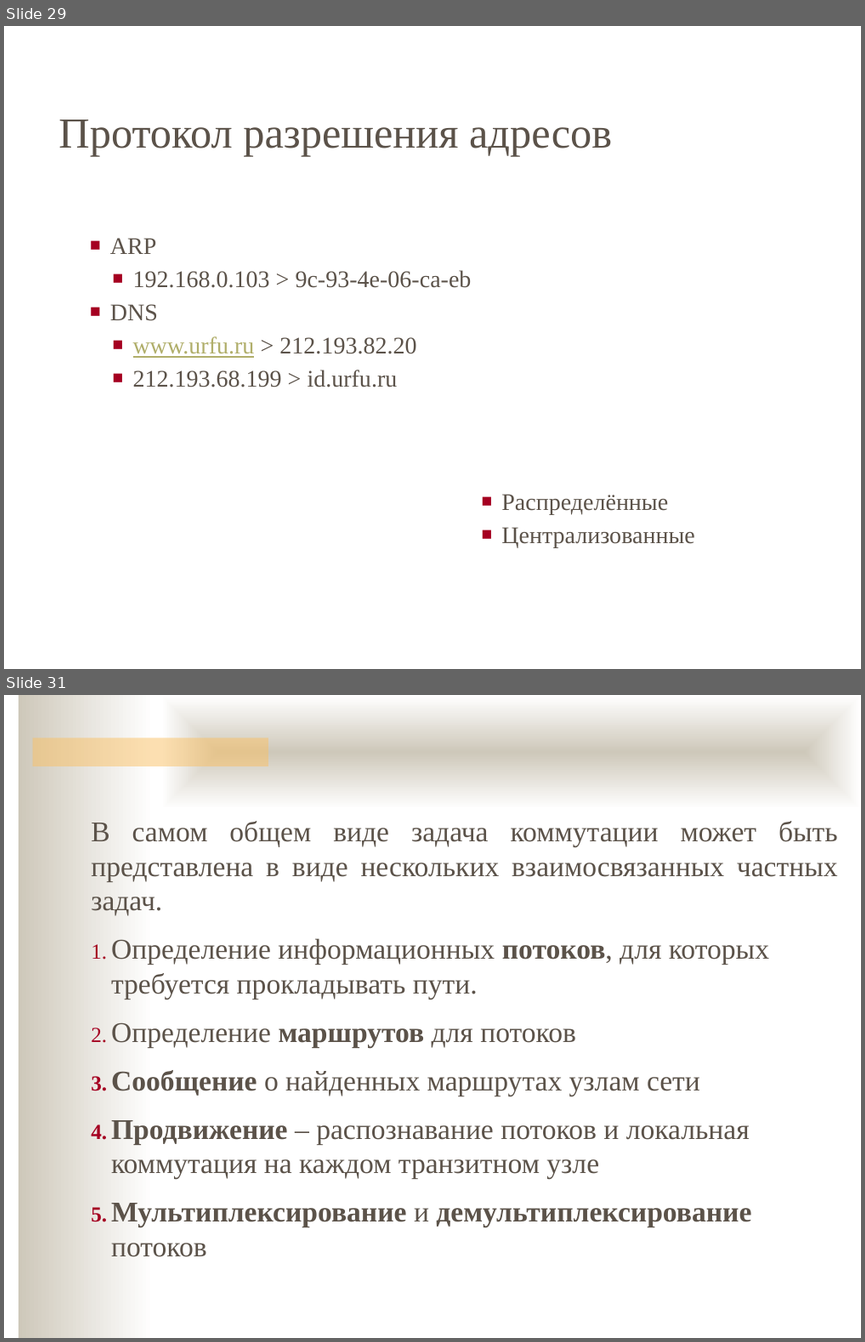
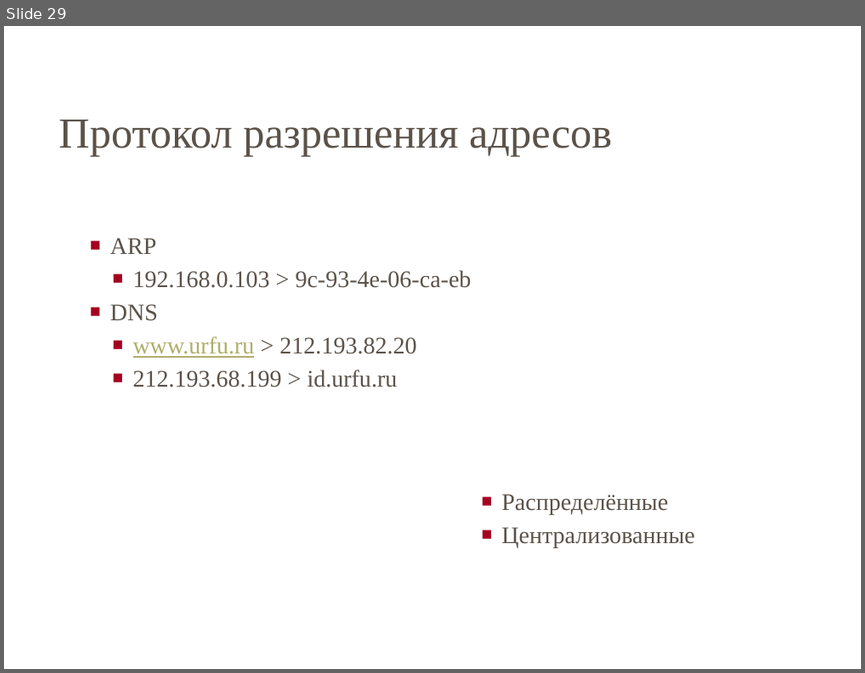
Before and after one commit to ukoloff/nets, a slide deck: 02.pptx. Shown one above the other, each under a label of ours: slides 29 and 31 before the commit, slide 29 after it; the slides between them are not shown. The pictures are 865x1342 and 865x673 pixels, drawn with LibreOffice and Linux fonts; fonts in the diff are those of the drawing; background and template pictures are left out. Boxes give left, top, right and bottom in pixels: in the first picture for what was removed or moved away, otherwise in the second. Text is boxed around its words. In the diff, an @@ line names an element or a change of style, - is before the commit and + after.

Commit message:
Лекция 2 -= Коммутация

```diff
--- a/02.pptx
+++ b/02.pptx
@@ slide 31 removed at [4,695,861,1338], background #FFFFFF @@
@@ rectangle removed at [18,695,154,1338] @@
@@ rectangle removed at [160,695,861,809] @@
@@ rectangle removed at [32,737,268,766] @@
@@ text removed at [91,821,838,1257] @@
-В самом общем виде задача коммутации может быть представлена в виде нескольких взаимосвязанных частных задач.
-1. Определение информационных потоков, для которых требуется прокладывать пути.
-2. Определение маршрутов для потоков
-3. Сообщение о найденных маршрутах узлам сети
-4. Продвижение – распознавание потоков и локальная коммутация на каждом транзитном узле
-5. Мультиплексирование и демультиплексирование потоков
```
Also in this commit, not shown: 20 other slides removed.
